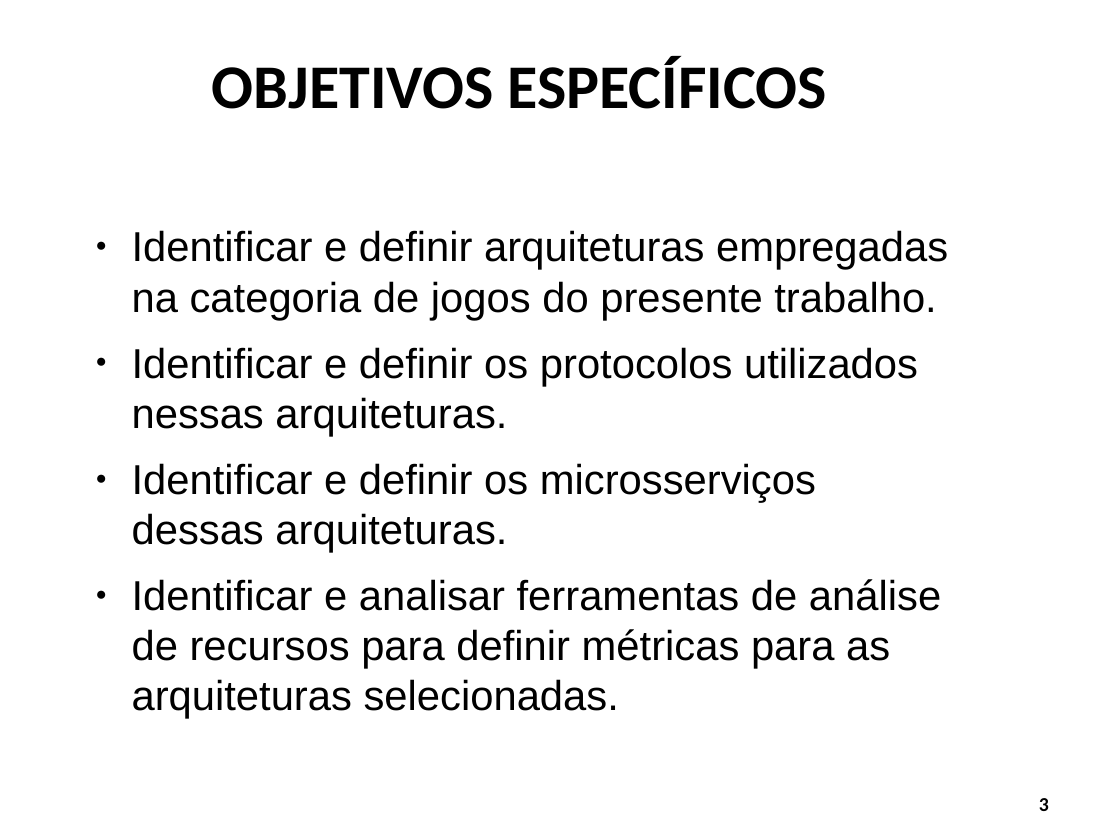
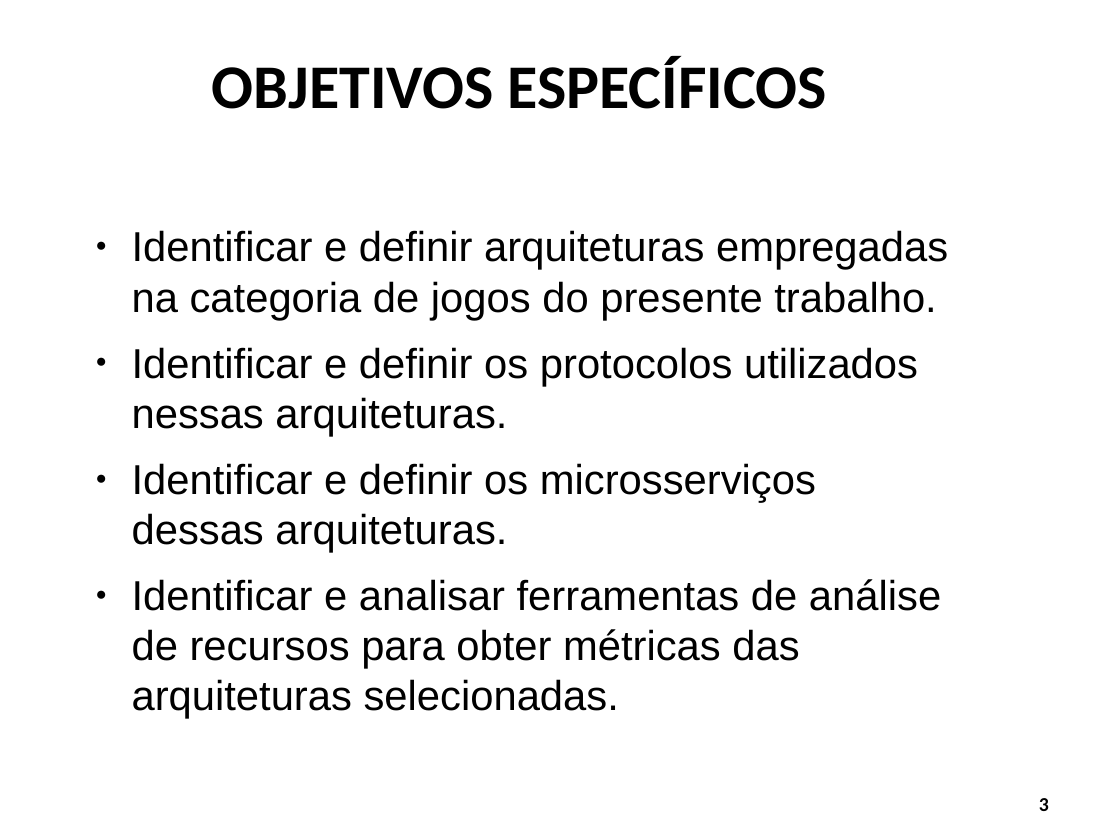
Before and after one commit to Schweigert/TCC, a slide deck: slide 3 of tcc/Apresentacao/apresentacao_tcc1.odp. Drawn at 1120x840 pixels with LibreOffice and Linux fonts; fonts in the diff are those of the drawing; background and template pictures are left out. Boxes give left, top, right and bottom in pixels: in the first picture for what was removed or moved away, otherwise in the second. Text is boxed around its words. In the diff, an @@ line names an element or a change of style, - is before the commit and + after.

```diff
--- a/tcc/Apresentacao/apresentacao_tcc1.odp
+++ b/tcc/Apresentacao/apresentacao_tcc1.odp
@@ text at box(132, 579, 941, 719): text changed @@
-● Identificar e analisar ferramentas de análise de recursos para definir métricas para as arquiteturas selecionadas.
+● Identificar e analisar ferramentas de análise de recursos para obter métricas das arquiteturas selecionadas.
```
Also in this commit, not shown: 9 other slides changed, 7 slides added.
